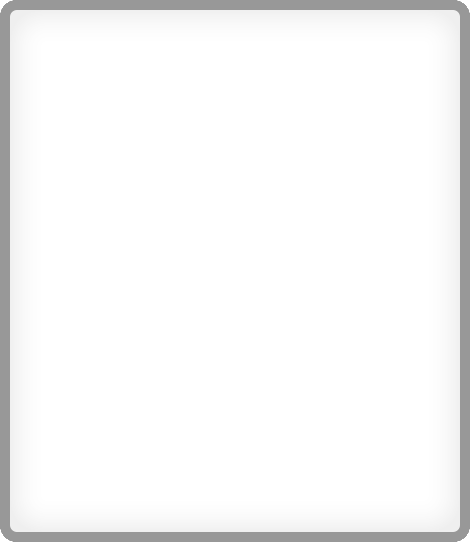
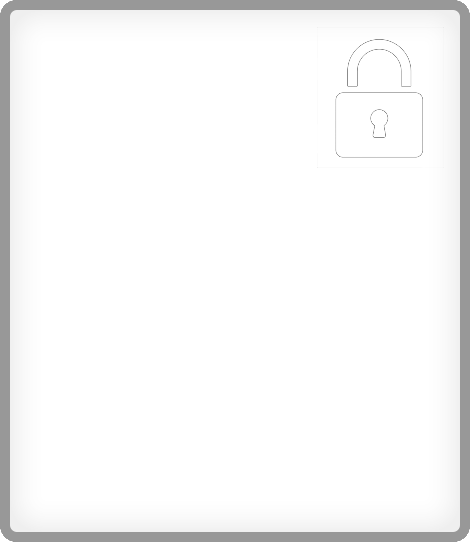
Comparing the layer stacks of the two 470x542 images. Changes:
added layer "图层 2" above "图片遮罩" over [317, 27, 444, 168]
